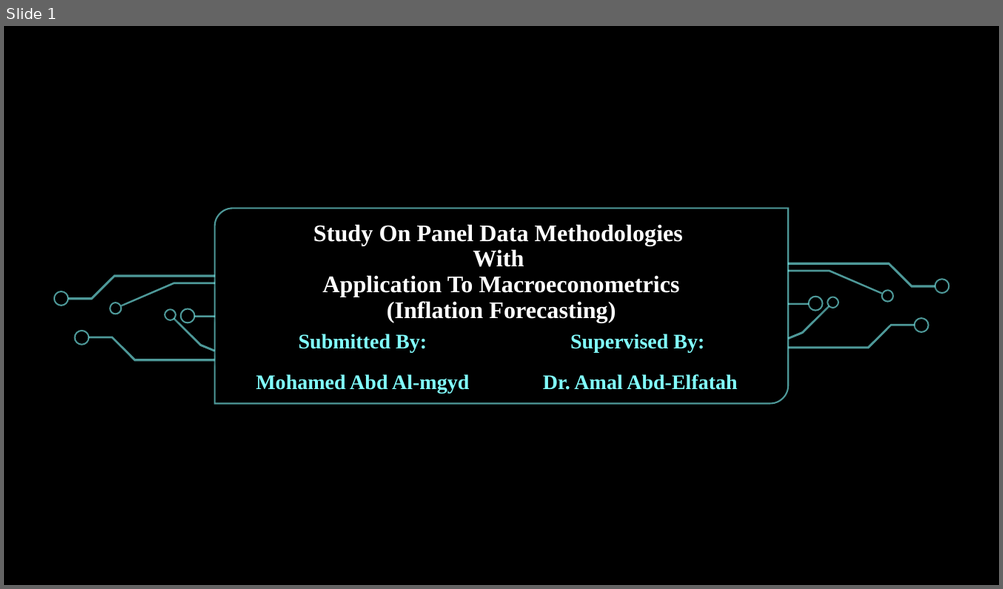
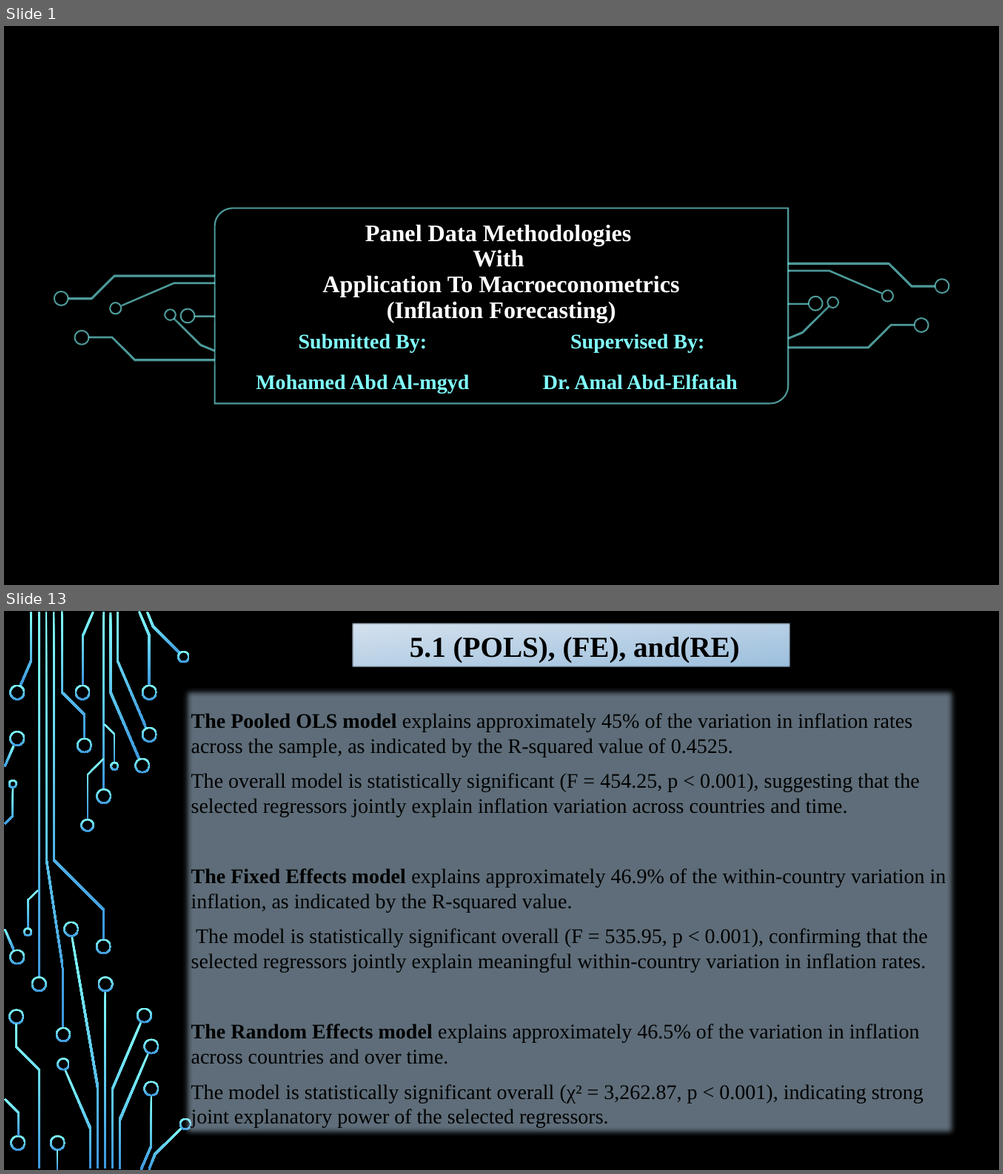
Before and after one commit to MohamedataS/Inflation-Forecasting-PanelModels, a slide deck: 07-Report/Presentation.pptx. Shown one above the other, each under a label of ours: slide 1 before the commit, slides 1 and 13 after it; the slides between them are not shown. The pictures are 1003x589 and 1003x1174 pixels, drawn with LibreOffice and Linux fonts; fonts in the diff are those of the drawing; background and template pictures are left out. Boxes give left, top, right and bottom in pixels: in the first picture for what was removed or moved away, otherwise in the second. Text is boxed around its words. In the diff, an @@ line names an element or a change of style, - is before the commit and + after.

```diff
--- a/07-Report/Presentation.pptx
+++ b/07-Report/Presentation.pptx
@@ slide 13 added at [4, 611, 999, 1170], background picture (left out); not listed: 20 template elements that a slide beside it also shows @@
@@ title added at [353, 623, 790, 667], fill gradient #D7E4F0 to #9EC0DF, 28 pt, text #000000, bold @@
+5.1 (POLS), (FE), and(RE)
@@ subtitle added at [184, 689, 956, 1137], fill #BEDCF4 at 50% opacity, outline #BEDCF4 0.75 pt, 20 pt, text #000000 @@
+The Pooled OLS model explains approximately 45% of the variation in inflation rates across the sample, as indicated by the R-squared value of 0.4525.
+The overall model is statistically significant (F = 454.25, p < 0.001), suggesting that the selected regressors jointly explain inflation variation across countries and time.
+The Fixed Effects model explains approximately 46.9% of the within-country variation in inflation, as indicated by the R-squared value.
+The model is statistically significant overall (F = 535.95, p < 0.001), confirming that the selected regressors jointly explain meaningful within-country variation in inflation rates.
+The Random Effects model explains approximately 46.5% of the variation in inflation across countries and over time.
+The model is statistically significant overall (χ² = 3,262.87, p < 0.001), indicating strong joint explanatory power of the selected regressors.
@@ group added at [8, 612, 192, 1169]: 34 freeform shapes @@
@@ slide 1 changed as well @@
@@ title at [322, 224, 680, 323]: text changed @@
-Study On Panel Data Methodologies
-With
-Application To Macroeconometrics
-(Inflation Forecasting)
+Panel Data Methodologies
+With
+Application To Macroeconometrics
+(Inflation Forecasting)
```
Also in this commit, not shown: 23 other slides added, 1 slide removed, 9 other files.
